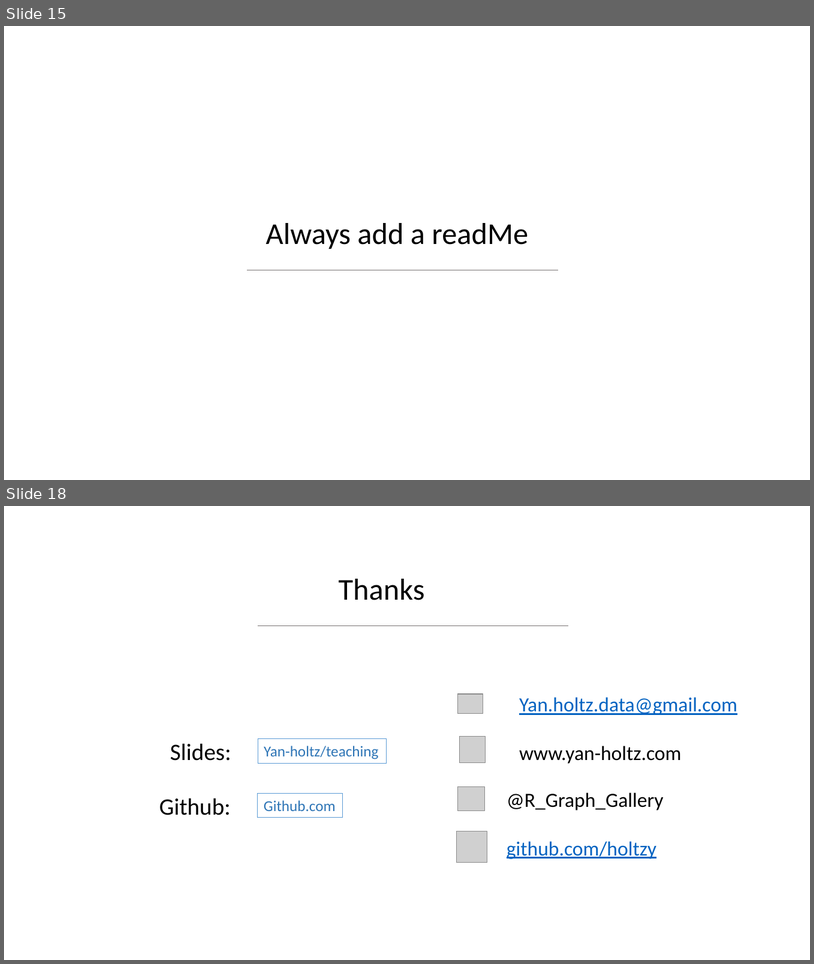
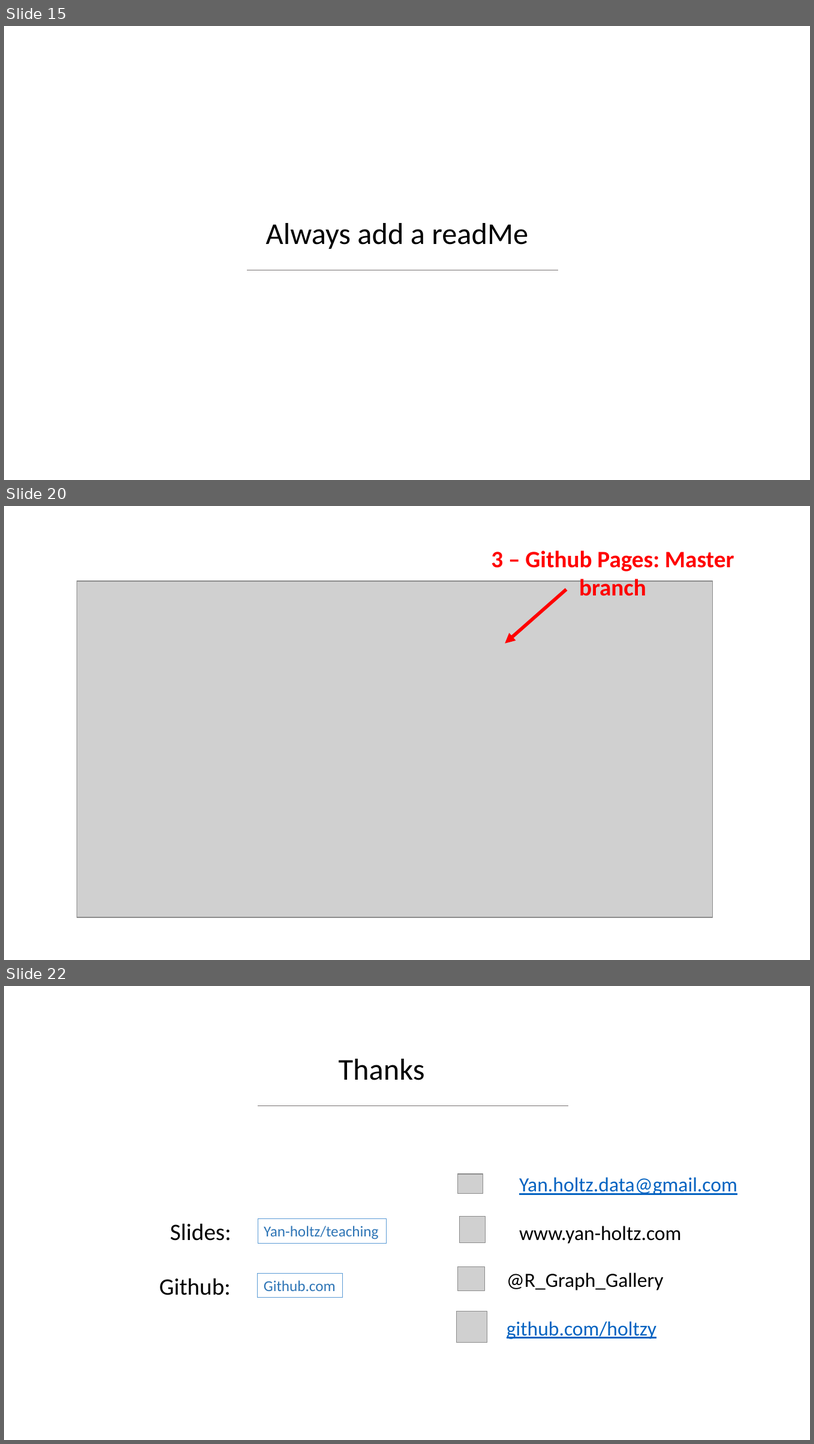
Before and after one commit to holtzy/Teaching, a slide deck: Intro_Github.pptx. Shown one above the other, each under a label of ours: slides 15 and 18 before the commit, slides 15, 20 and 22 after it; the slides between them are not shown. The pictures are 814x964 and 814x1444 pixels, drawn with LibreOffice and Linux fonts; fonts in the diff are those of the drawing; grey boxes stand for pictures; background and template pictures are left out. Boxes give left, top, right and bottom in pixels: in the first picture for what was removed or moved away, otherwise in the second. Text is boxed around its words. In the diff, an @@ line names an element or a change of style, - is before the commit and + after.

```diff
--- a/Intro_Github.pptx
+++ b/Intro_Github.pptx
@@ slide 20 added at (4,506,810,960), background #FFFFFF @@
@@ text added at (491,550,734,596), 28 pt, text #FF0000, bold @@
+3 – Github Pages: Master branch
@@ picture added at (77,581,713,918) @@
@@ arrow added from (567, 589) to (506, 643), #FF0000 4 pt @@
@@ what was slide 18 is now slide 22 @@
```
Also in this commit, not shown: 3 slides changed, 6 other slides added, 3 slides removed, 1 other file.
